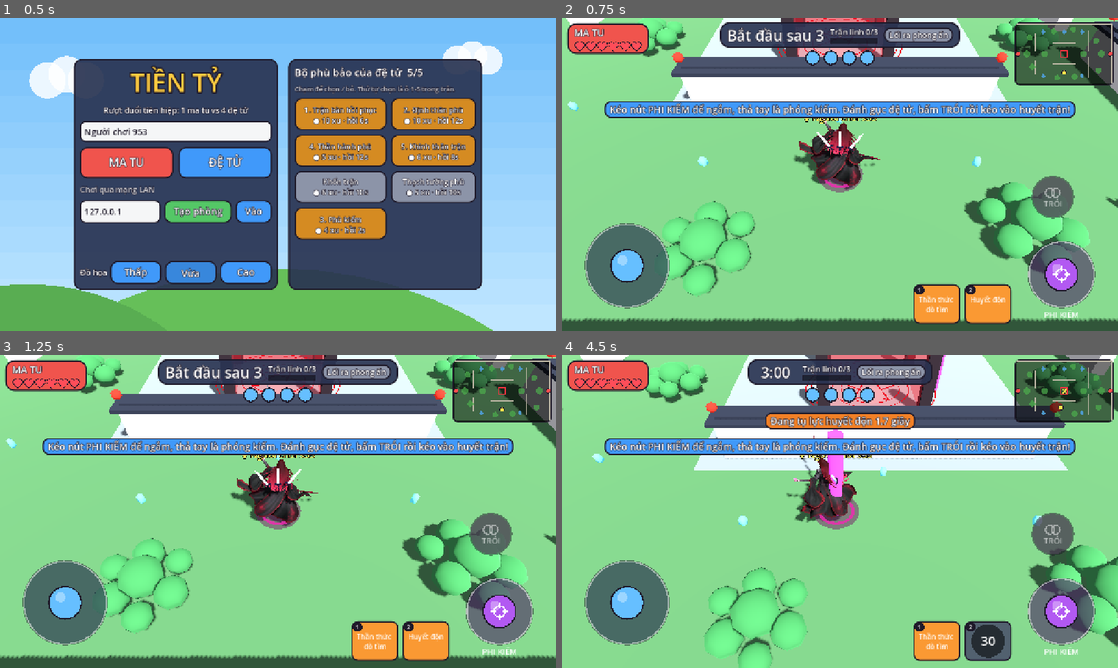
Above: before the commit, frames 1-4 (two rows, left to right).
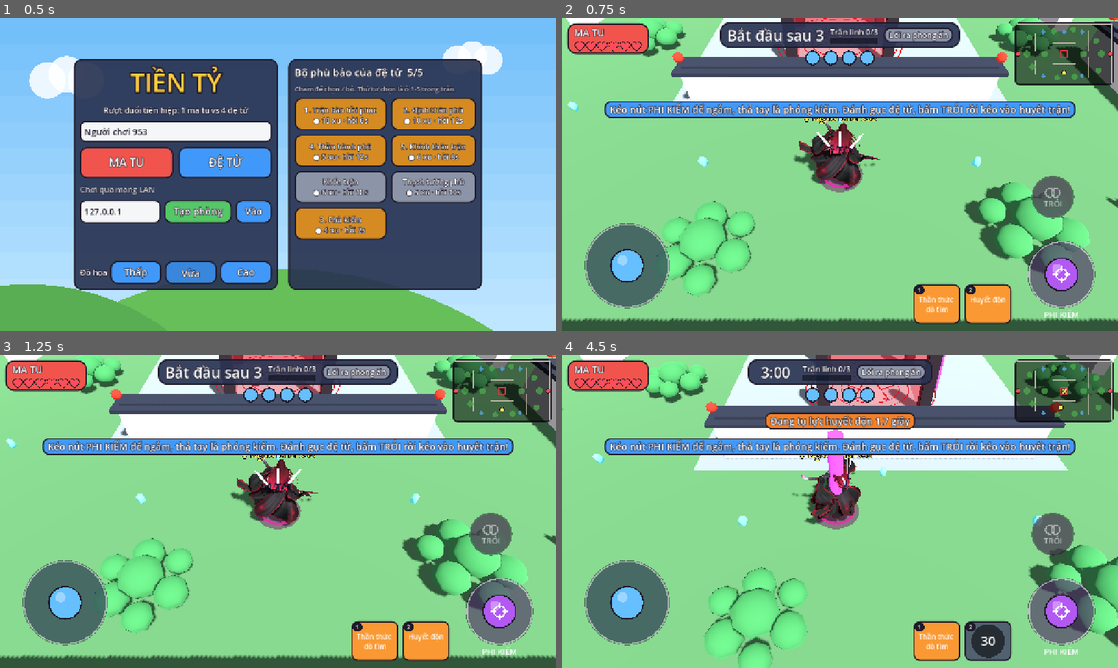
Above: after the commit, the same moments.

Repository: quanace11/gametienty
Game: Godot game, scene res://main.tscn
Same seed, same stepped clock (60 frames per second), same inputs: the game is played once before the commit and once after it.
Inputs (mouse positions are in pixels of both pictures, inside the frame that each line leads up to):
- Up to frame 1 (0.5 s): no input
- Up to frame 2 (0.75 s): click "MA TU" at 0.5 s
- Up to frame 3 (1.25 s): no input
- Up to frame 4 (4.5 s): drag from (1062, 389) to (895, 442) at 1.27 s; drag from (728, 527) to (812, 574) at 2.02 s; move the mouse to (895, 442) at 2.77 s; hold D (move_right) 2.78-3.5 s; tap Tab (spectate_next) at 2.85 s; drag from (812, 574) to (673, 464) at 3.52 s; move the mouse to (1006, 558) at 4.27 s; hold A (move_left) from 4.28 s (still down); tap R at 4.35 s

Frame 1 is identical in both runs. In frame 2, less than 0.1% of the frame differs, in the area x 46-55%, y 38-48%; in frame 3, less than 0.1%; in frame 4, 1.3%, in the area x 40-54%, y 25-55%.

Commit message:
Đòn vung kiếm, ném chồng lên dáng chạy; thêm dáng đi bộ khi đi chậm
Co-Authored-By: Claude Opus 5.5 (1M context) <noreply@anthropic.com>
Claude-Session: https://claude.ai/code/session_01PZHPhokRVwCGpRS8Jn3sKo

Diff:
--- a/Player/player_character.gd
+++ b/Player/player_character.gd
@@ -71,16 +71,19 @@
 const GAIT_DUTY_WALK := 0.6 # ... khi đi chậm
 const STEP_LIFT := 0.19 # bàn chân nhấc cao nhất (gót đá lên gần mông khi chạy)
 const STANCE_MAX := 0.26 # quãng bàn chân trượt lùi khi chống, dài nhất chân với tới (hông cao 0,42)
+const STANCE_WALK := 0.34 # ... khi đi bộ: chân gần thẳng, bàn chân trước - sau đều nhau nên với xa hơn
+const WALK_FULL := 2.0 # m/s, chậm hơn thì đi bộ hẳn (đẩy cần điều khiển ít, bị làm chậm)
+const RUN_FULL := 4.0 # m/s, nhanh hơn thì chạy hẳn; ở giữa trộn dần
 const GAIT_DUTY_MIN := 0.2 # chạy nhanh: chống ngắn, bay dài như người chạy nước rút
 const RUN_DROP := 0.012 # hông hạ thấp khi chạy (gối hơi chùng)
 const RUN_BOB := 0.022 # hông nhún thêm lúc dồn lực lên một chân
-const FOOT_TOE := 0.07 # từ mắt cá tới đầu ngón / gót (chiều cao 1)
+const FOOT_TOE := 0.09 # từ mắt cá tới đầu ngón / gót (chiều cao 1)
 const FOOT_HEEL := 0.025
 const CROUCH_DROP := 0.13 # hông hạ khi ngồi xổm cạy rương
 # Chuỗi xương phụ trong mô hình (Player/tools/rig): tên chuỗi, độ cứng, lực cản,
 # trọng lực. Cứng thấp, cản thấp thì bay theo quán tính nhiều, lắc lâu.
 const SPRING_CHAINS := [
-	["hair", 1.3, 0.4, 0.1],
+	["hair", 2.0, 0.5, 0.4],
 	["sleeve_l", 3.5, 0.4, 0.5],
 	["sleeve_r", 3.5, 0.4, 0.5],
 	["skirt_b", 1.4, 0.5, 0.2],
@@ -112,10 +115,14 @@
 var _chest_check_left := 0.0
 var _anim_name := "" # tư thế đang theo: Idle, Running_A, Lie_Idle, Sit_Floor_Idle, Jump_Idle, PickUp
 var _anim_speed := 1.0
-var _oneshot_left := 0.0 # đang phát tư thế một lần (bắn, bị trúng, ném)
+var _oneshot_name := "" # tư thế một lần đang phát (vung kiếm, bị trúng, ném), chồng lên phần thân trên
+var _oneshot_left := 0.0
 var _oneshot_total := 0.0
 var _pose_time := 0.0
 var _run_phase := 0.0 # pha bước chạy (radian), cộng dồn theo tốc độ để đổi tốc không giật chân
+var _walk := 0.0 # 1: đi bộ, 0: chạy (_update_gait)
+var _gait_hz := 1.0 # chu kỳ bước / giây
+var _duty := GAIT_DUTY_RUN # phần chu kỳ bàn chân chạm đất
 var _last_pos := Vector3.ZERO
 var _speed := 0.0 # m/s trên mặt sàn, đo từ vị trí (client không có velocity thật)
 var _visual: Node3D # hình, top_level, nội suy theo khung hình (không có trên server riêng)
@@ -446,14 +453,14 @@
 		_pose_time = 0.0
 
 
-## Phát tư thế một lần (bắn, bị trúng, ném) rồi quay lại tư thế theo trạng thái.
+## Phát tư thế một lần (vung kiếm, bị trúng, ném) chồng lên tư thế đang có: đang
+## chạy thì chân vẫn chạy, chỉ thân trên ra đòn; đứng yên thì bước tới một bước.
 func _play_once(anim_name: String, seconds: float) -> void:
 	if _pose_node == null:
 		return
+	_oneshot_name = anim_name
 	_oneshot_left = seconds
 	_oneshot_total = seconds
-	_anim_name = ""
-	_play(anim_name)
 
 
 ## Mọi máy: chọn anim theo trạng thái và tốc độ đo được.
@@ -465,10 +472,7 @@
 	if delta > 0.0:
 		_speed = lerpf(_speed, flat.length() / delta, minf(1.0, delta * 10.0))
 	_pose_time += delta
-	if _oneshot_left > 0.0:
-		_oneshot_left -= delta
-		_apply_pose(delta)
-		return
+	_oneshot_left = maxf(0.0, _oneshot_left - delta)
 	match state:
 		GameTypes.PlayerState.DOWNED, GameTypes.PlayerState.CARRIED:
 			_play("Lie_Idle")
@@ -500,12 +504,12 @@
 func _apply_pose(delta: float) -> void:
 	var t := _pose_time
 	if _anim_name == "Running_A":
-		_run_phase = fmod(_run_phase + delta * RUN_CADENCE * _anim_speed, TAU)
+		_update_gait()
+		_run_phase = fmod(_run_phase + delta * TAU * _gait_hz, TAU)
 	var pitch := 0.0 # dương: ngửa ra sau, âm: chúi về trước
 	var roll := 0.0
 	var lift := 0.0
 	var squash := 1.0
-	var forward := 0.0
 	match _anim_name:
 		"Idle":
 			squash = 1.0 + 0.008 * sin(t * 2.2) # thở
@@ -523,12 +527,8 @@
 			roll = 0.1 * sin(t * 6.0)
 		"PickUp":
 			pitch = 0.02 * sin(t * 7.0)
-		"Hit_A":
-			pitch = 0.25 * _oneshot_fade()
-		"1H_Ranged_Shoot", "Throw":
-			var k := _oneshot_fade()
-			pitch = -0.15 * k
-			forward = 0.2 * k
+	if _oneshot_left > 0.0 and _oneshot_name == "Hit_A":
+		pitch += 0.25 * _oneshot_fade()
 	if _skeleton == null: # mô hình không xương: bù bằng cả người
 		match _anim_name:
 			"Sit_Floor_Idle":
@@ -540,10 +540,26 @@
 	var w := minf(1.0, delta * POSE_SPEED * (2.0 if _oneshot_left > 0.0 else 1.0))
 	var target := Vector3(pitch, 0.0, roll)
 	_pose_node.rotation = _pose_node.rotation.lerp(target, w)
-	_pose_node.position = _pose_node.position.lerp(Vector3(0, lift, -forward), w)
+	_pose_node.position = _pose_node.position.lerp(Vector3(0, lift, 0), w)
 	_pose_node.scale = _pose_node.scale.lerp(Vector3(1.0 + (1.0 - squash) * 0.3, squash, 1.0 + (1.0 - squash) * 0.3), w)
 	if _skeleton and _visual.is_visible_in_tree():
 		_pose_bones(delta)
+
+
+## Nhịp bước theo tốc độ. Chạy: nhịp theo RUN_CADENCE, nhanh hơn thì bước dài ra;
+## chân không với tới thì chống ngắn lại, bay lâu hơn (không cho bàn chân trượt).
+## Đi bộ: bàn chân luôn có một chân chạm đất, bước đủ ngắn để chân gần thẳng, nên
+## nhịp tự nhanh lên theo tốc độ thay vì nhảy cóc.
+func _update_gait() -> void:
+	_walk = 1.0 - clampf((_speed - WALK_FULL) / (RUN_FULL - WALK_FULL), 0.0, 1.0)
+	var v := _speed / _tall # tốc độ theo đơn vị mô hình
+	var reach := lerpf(STANCE_MAX, STANCE_WALK, _walk)
+	_duty = lerpf(GAIT_DUTY_RUN, GAIT_DUTY_WALK, _walk)
+	var hz := maxf(RUN_CADENCE * _anim_speed / TAU, 0.1)
+	hz = maxf(hz, lerpf(hz, v * _duty / reach, _walk))
+	if v * _duty / hz > reach:
+		_duty = maxf(GAIT_DUTY_MIN, reach * hz / v)
+	_gait_hz = hz
 
 
 ## Góc từng xương theo tư thế đang phát (độ), rồi đuổi mượt và đặt vào khung
@@ -573,16 +589,11 @@
 			var c := cos(step)
 			# Chân: IK theo quỹ đạo bàn chân; chân phải lệch nửa chu kỳ.
 			var v := _speed / _tall # tốc độ theo đơn vị mô hình
-			var duty := lerpf(GAIT_DUTY_WALK, GAIT_DUTY_RUN, clampf((_speed - 1.5) / 3.0, 0.0, 1.0))
-			var cycle := RUN_CADENCE * _anim_speed / TAU # chu kỳ / giây
-			cycle = maxf(cycle, 0.1)
-			# Quãng chống = tốc độ × thời gian chống. Chân không với xa hơn được thì chống
-			# ngắn lại (bay lâu hơn) thay vì cho bàn chân trượt trên đất.
-			if v * duty / cycle > STANCE_MAX:
-				duty = maxf(GAIT_DUTY_MIN, STANCE_MAX * cycle / v)
-			var half := 0.5 * v * duty / cycle
+			var duty := _duty
+			var half := 0.5 * v * duty / _gait_hz
 			var p := step / TAU
-			_hips_drop_goal = RUN_DROP + RUN_BOB * (0.5 + 0.5 * cos(TAU * 2.0 * (p - duty * 0.5)))
+			var wk := _walk
+			_hips_drop_goal = lerpf(RUN_DROP, 0.004, wk) + RUN_BOB * (1.0 - 0.7 * wk) * (0.5 + 0.5 * cos(TAU * 2.0 * (p - duty * 0.5)))
 			var zl := _leg_gait(Bone.THIGH_L, p, duty, half)
 			var zr := _leg_gait(Bone.THIGH_R, fmod(p + 0.5, 1.0), duty, half)
 			_fast_legs = true
@@ -613,6 +624,22 @@
 				g[Bone.FOREARM_R] = Vector3(-40.0 - 20.0 * fwd_r, 0, 0)
 			g[Bone.HAND_L] = Vector3(14.0 * sin(step - 1.3), 0, 0)
 			g[Bone.HAND_R] = Vector3(-14.0 * sin(step - 1.3), 0, 0)
+			if wk > 0.0: # đi bộ: thân thẳng, tay buông cạnh người đung đưa nhẹ, khuỷu hơi cong
+				g[Bone.SPINE] = g[Bone.SPINE].lerp(Vector3(3.0, 0, 1.5 * c), wk)
+				g[Bone.CHEST] = g[Bone.CHEST].lerp(Vector3(0, -6.0 * swing, 0), wk)
+				g[Bone.NECK] = g[Bone.NECK].lerp(Vector3(0, 3.0 * swing, 0), wk)
+				g[Bone.HEAD] = g[Bone.HEAD].lerp(Vector3(3.0, swing, 0), wk)
+				g[Bone.HAND_L] *= 1.0 - 0.5 * wk
+				g[Bone.HAND_R] *= 1.0 - 0.5 * wk
+				if is_hunter():
+					g[Bone.UPPER_ARM_L] = g[Bone.UPPER_ARM_L].lerp(Vector3(78.0 + 18.0 * swing, 0, 4.0), wk)
+					g[Bone.FOREARM_L] = g[Bone.FOREARM_L].lerp(Vector3(-25.0 - 10.0 * fwd_l, 0, 0), wk)
+					g[Bone.UPPER_ARM_R] = g[Bone.UPPER_ARM_R].lerp(Vector3(6.0 - 8.0 * swing, 0, -8.0), wk)
+				else:
+					g[Bone.UPPER_ARM_L] = g[Bone.UPPER_ARM_L].lerp(Vector3(18.0 * swing, 0, 6.0), wk)
+					g[Bone.FOREARM_L] = g[Bone.FOREARM_L].lerp(Vector3(90.0 - 10.0 * fwd_l, 0, 0), wk)
+					g[Bone.UPPER_ARM_R] = g[Bone.UPPER_ARM_R].lerp(Vector3(-18.0 * swing, 0, -6.0), wk)
+					g[Bone.FOREARM_R] = g[Bone.FOREARM_R].lerp(Vector3(-12.0 - 10.0 * fwd_r, 0, 0), wk)
 		"Lie_Idle":
 			var b := sin(t * 1.6)
 			g[Bone.CHEST] = Vector3(2.0 * b, 0, 0)
@@ -653,30 +680,10 @@
 			g[Bone.UPPER_ARM_R] = Vector3(-50.0, 0, 0)
 			g[Bone.FOREARM_L] = Vector3(-15.0 + jiggle, 0, 0)
 			g[Bone.FOREARM_R] = Vector3(-35.0 - jiggle, 0, 0)
-		"Hit_A":
-			var k := _oneshot_fade()
-			g[Bone.SPINE] = Vector3(8.0 * k, 0, 0)
-			g[Bone.CHEST] = Vector3(18.0 * k, 0, 0)
-			g[Bone.HEAD] = Vector3(15.0 * k, 0, 0)
-			g[Bone.UPPER_ARM_L] = Vector3(15.0 * k, 0, 30.0 * k)
-			g[Bone.UPPER_ARM_R] = Vector3(15.0 * k, 0, -30.0 * k)
-			g[Bone.FOREARM_L] = Vector3(-35.0 * k * k, 0, 0) # khuỷu bật theo sau vai
-			g[Bone.FOREARM_R] = Vector3(-35.0 * k * k, 0, 0)
-			g[Bone.HAND_L] = Vector3(20.0 * k, 0, 0)
-			g[Bone.HAND_R] = Vector3(20.0 * k, 0, 0)
-		"1H_Ranged_Shoot", "Throw": # vung tay phải từ sau ra trước
-			var p := 1.0 - _oneshot_fade()
-			var swing := sin(PI * clampf(p * 1.3, 0.0, 1.0))
-			var back := 1.0 - clampf(p * 4.0, 0.0, 1.0) # lấy đà lúc đầu
-			g[Bone.UPPER_ARM_R] = Vector3(-100.0 * swing + 35.0 * back, 0, -10.0 * swing)
-			g[Bone.FOREARM_R] = Vector3(-40.0 * back - 10.0 * swing, 0, 0) # lấy đà gập khuỷu, vung ra thì duỗi
-			g[Bone.HAND_R] = Vector3(25.0 * back - 20.0 * swing, 0, 0) # cổ tay hất theo
-			g[Bone.UPPER_ARM_L] = Vector3(20.0 * swing, 0, 15.0 * swing) # tay kia vung ngược giữ thăng bằng
-			g[Bone.CHEST] = Vector3(0, -22.0 * swing + 12.0 * back, 0)
-			g[Bone.SPINE] = Vector3(-6.0 * swing, 0, 0)
-			g[Bone.THIGH_L] = Vector3(-20.0 * swing, 0, 0)
-			g[Bone.SHIN_L] = Vector3(20.0 * swing, 0, 0)
-	var w := minf(1.0, delta * BONE_SPEED)
+	if _oneshot_left > 0.0:
+		_pose_oneshot(g)
+	# Ra đòn: xương đuổi nhanh gấp đôi cho đòn dứt khoát, không bị nhòe.
+	var w := minf(1.0, delta * BONE_SPEED * (2.0 if _oneshot_left > 0.0 else 1.0))
 	var w_legs := minf(1.0, delta * BONE_SPEED * 3.0) if _fast_legs else w
 	for i in _bone_ids.size():
 		var now := _bone_now[i].lerp(g[i], w_legs if i >= Bone.THIGH_L else w)
@@ -684,6 +691,64 @@
 		_skeleton.set_bone_pose_rotation(_bone_ids[i], Quaternion.from_euler(now * (PI / 180.0)))
 	_hips_drop = lerpf(_hips_drop, _hips_drop_goal, w_legs)
 	_skeleton.set_bone_pose_position(_bone_ids[Bone.HIPS], _hips_rest - Vector3(0, _hips_drop, 0))
+
+
+## Tư thế một lần chồng lên tư thế nền đã có trong `g`. Vung kiếm / ném: lấy đà
+## (tay phải vòng lên sau vai, vai xoay ra sau, tay kia chỉ về trước) rồi quật
+## xuống chéo qua người, vai xoay theo, thân đổ tới, tay kia kéo về; giữ một chút
+## rồi về tư thế nền. Đứng yên thì bước chân trái tới, chân sau nhón; đang chạy thì
+## chân cứ chạy (bước thêm sẽ làm bàn chân trượt).
+func _pose_oneshot(g: Array[Vector3]) -> void:
+	var p := 1.0 - _oneshot_fade() # 0 → 1 trong lúc phát
+	if _oneshot_name == "Hit_A": # giật ngửa, hai tay bật ra, cộng lên tư thế nền
+		var k := 1.0 - p
+		g[Bone.SPINE] += Vector3(8.0 * k, 0, 0)
+		g[Bone.CHEST] += Vector3(18.0 * k, 0, 0)
+		g[Bone.HEAD] += Vector3(15.0 * k, 0, 0)
+		g[Bone.UPPER_ARM_L] = g[Bone.UPPER_ARM_L].lerp(Vector3(15.0, 0, 30.0), k)
+		g[Bone.UPPER_ARM_R] = g[Bone.UPPER_ARM_R].lerp(Vector3(15.0, 0, -30.0), k)
+		g[Bone.FOREARM_L] = g[Bone.FOREARM_L].lerp(Vector3(-35.0, 0, 0), k * k) # khuỷu bật theo sau vai
+		g[Bone.FOREARM_R] = g[Bone.FOREARM_R].lerp(Vector3(-35.0, 0, 0), k * k)
+		g[Bone.HAND_L] += Vector3(20.0 * k, 0, 0)
+		g[Bone.HAND_R] += Vector3(20.0 * k, 0, 0)
+		return
+	var wind := smoothstep(0.0, 0.28, p) # lấy đà
+	var strike := smoothstep(0.28, 0.5, p) # quật tới
+	var on := wind * (1.0 - smoothstep(0.72, 1.0, p)) # cả đòn, về 0 lúc hết
+	var slash := _oneshot_name == "1H_Ranged_Shoot"
+	# Tay phải (tay kiếm của ma tu, tay ném của cả hai): [lấy đà, quật tới].
+	_blend(g, Bone.UPPER_ARM_R, Vector3(-140.0, 0, -35.0) if slash else Vector3(-150.0, 0, -40.0),
+			Vector3(-55.0, 0, 30.0) if slash else Vector3(-70.0, 0, 15.0), strike, on)
+	_blend(g, Bone.FOREARM_R, Vector3(-75.0, 0, 0) if slash else Vector3(-95.0, 0, 0),
+			Vector3(-10.0, 0, 0) if slash else Vector3(-5.0, 0, 0), strike, on)
+	_blend(g, Bone.HAND_R, Vector3(35.0, 0, 0), Vector3(-25.0, 0, 0), strike, on)
+	_blend(g, Bone.SPINE, Vector3(-4.0, 0, 0), Vector3(9.0, 0, 0), strike, on)
+	_blend(g, Bone.CHEST, Vector3(-4.0, -22.0, 0), Vector3(2.0, 24.0, 0), strike, on) # dương Y: vai phải ra trước
+	_blend(g, Bone.NECK, Vector3(-2.0, 14.0, 0), Vector3(-4.0, -16.0, 0), strike, on) # mắt vẫn nhìn theo hướng đánh
+	# Tay trái chỉ về phía đánh rồi kéo về cạnh sườn. Dáng gốc ma tu chìa tay trái
+	# ra trước, đệ tử thì buông tay và gập khuỷu lên.
+	if is_hunter():
+		_blend(g, Bone.UPPER_ARM_L, Vector3(-5.0, 0, -5.0), Vector3(75.0, 0, 20.0), strike, on)
+		_blend(g, Bone.FOREARM_L, Vector3.ZERO, Vector3(-50.0, 0, 0), strike, on)
+	else:
+		_blend(g, Bone.UPPER_ARM_L, Vector3(-60.0, 0, 10.0), Vector3(25.0, 0, 15.0), strike, on)
+		_blend(g, Bone.FOREARM_L, Vector3(75.0, 0, 0), Vector3(30.0, 0, 0), strike, on)
+	if _anim_name != "Idle":
+		return
+	# Đứng yên: bước chân trái tới theo đòn, hông hạ, chân sau nhón gót.
+	var step := strike * on
+	var lift := 0.06 * sin(PI * strike) * on # nhấc bàn chân lúc bước
+	_hips_drop_goal = 0.03 * step
+	_leg_ik(Bone.THIGH_L, 0.16 * step, lift, -10.0 * sin(PI * strike) * on, _hips_drop_goal)
+	_leg_ik(Bone.THIGH_R, -0.1 * step, 0.0, 20.0 * step, _hips_drop_goal)
+	for i in range(Bone.THIGH_L, Bone.FOOT_R + 1): # vào / ra đòn từ dáng đứng gốc, không giật chân
+		g[i] *= on
+
+
+## g[bone] từ tư thế nền tới tư thế lấy đà `wind_pose` rồi quật tới `strike_pose`
+## (theo `strike`), trộn với tư thế nền theo `on`.
+static func _blend(g: Array[Vector3], bone: int, wind_pose: Vector3, strike_pose: Vector3, strike: float, on: float) -> void:
+	g[bone] = g[bone].lerp(wind_pose.lerp(strike_pose, strike), on)
 
 
 ## Một chân khi chạy, pha `p` (0..1): đoạn đầu (duty) bàn chân dẫm đất trượt lùi từ
@@ -694,8 +759,8 @@
 	var z: float
 	var y := 0.0
 	var roll: float # độ, dương: mũi chúc xuống
-	var front := half * 0.8 # chạm đất ngay trước hông (không với chân xa), đạp ra sau xa hơn
-	var back := -half * 1.2
+	var front := half * lerpf(0.8, 1.0, _walk) # chạy: chạm đất ngay trước hông, đạp ra sau xa hơn
+	var back := -half * lerpf(1.2, 1.0, _walk) # đi: trước - sau đều nhau
 	if p < duty:
 		var u := p / duty
 		z = lerpf(front, back, u)
@@ -705,7 +770,7 @@
 		# Quỹ đạo bàn chân khi bước, theo dáng chạy thật: vừa rời đất thì gót đá lên sát
 		# mông (bàn chân còn sau hông, gối đã ra trước), rồi gối kéo cẳng chân vung ra
 		# trước, bàn chân hạ xuống ngay trước hông. Nội suy cong qua 4 điểm.
-		var lift := STEP_LIFT * clampf(half / 0.12, 0.3, 1.0)
+		var lift := STEP_LIFT * clampf(half / 0.12, 0.3, 1.0) * (1.0 - 0.65 * _walk) # đi bộ nhấc chân thấp
 		var k0 := Vector2(back, 0.0)
 		var k1 := Vector2(back * 0.4, lift)
 		var k2 := Vector2(front * 0.9, lift * 0.5)
@@ -1046,12 +1111,12 @@
 
 func _on_attacked(attacker_id: int) -> void:
 	if attacker_id == peer_id:
-		_play_once("1H_Ranged_Shoot", 0.45)
+		_play_once("1H_Ranged_Shoot", 0.55)
 
 
 func _on_item_used(id: int, _type: GameTypes.ItemType, _target_id: int, _target_pos: Vector3) -> void:
 	if id == peer_id and state == GameTypes.PlayerState.IDLE:
-		_play_once("Throw", 0.5)
+		_play_once("Throw", 0.55)
 
 
 ## Vẽ đạn của chính nhân vật này: súng thợ săn bắn tên lửa có lửa đuôi, chạm
